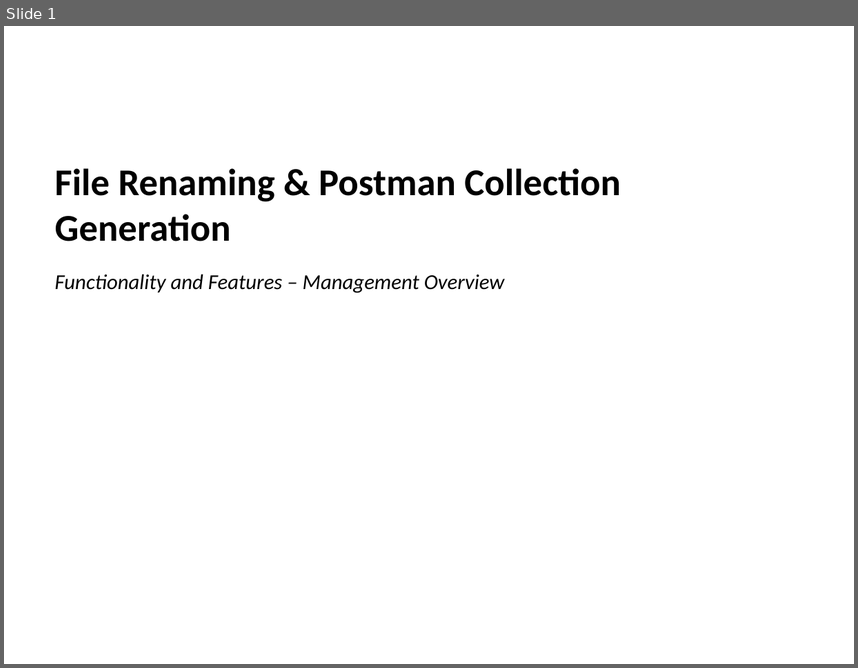
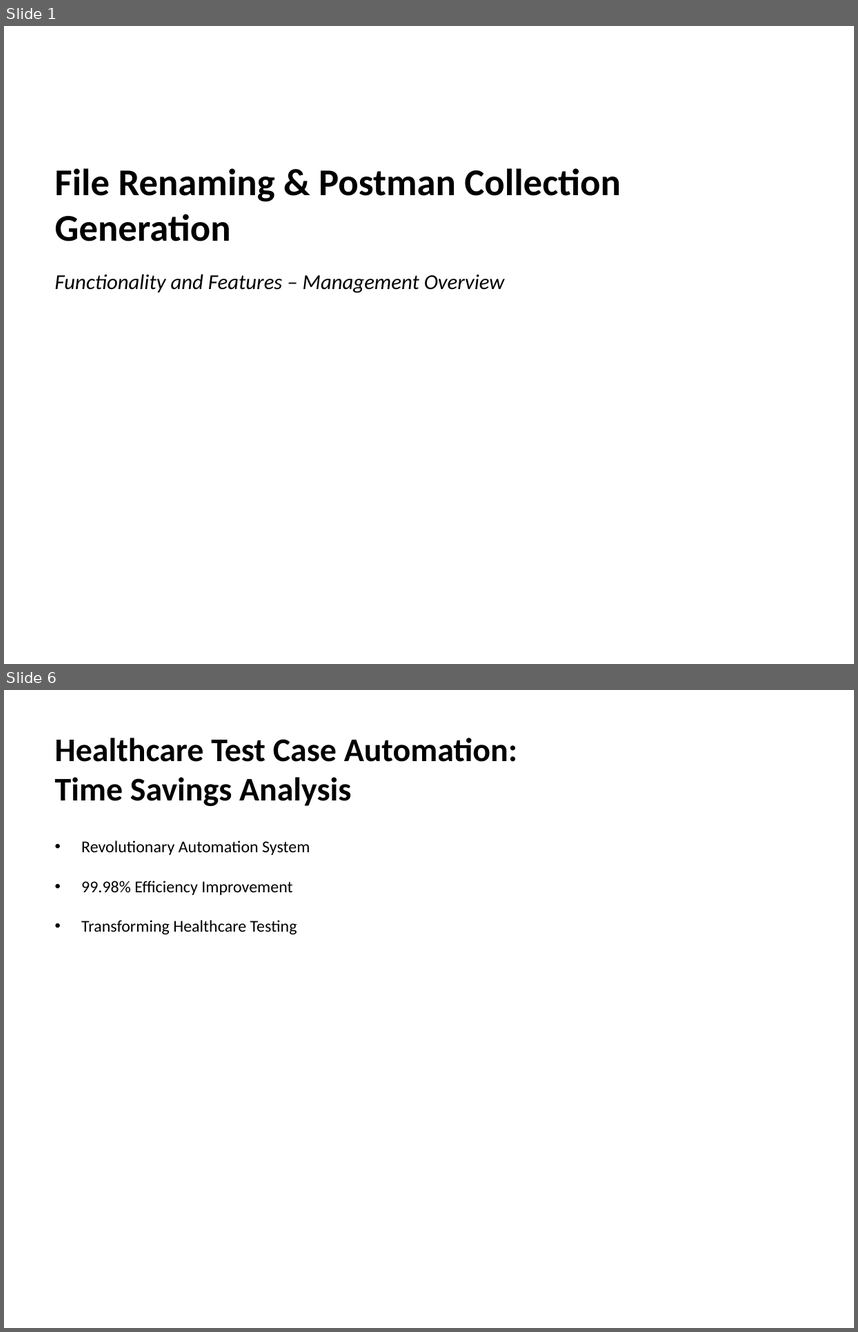
Before and after one commit to vishnupriyancode/renaming_files, a slide deck: Docs/Project_Overview_Management.pptx. Shown one above the other, each under a label of ours: slide 1 before the commit, slides 1 and 6 after it; the slides between them are not shown. The pictures are 858x668 and 858x1332 pixels, drawn with LibreOffice and Linux fonts; fonts in the diff are those of the drawing. Boxes give left, top, right and bottom in pixels: in the first picture for what was removed or moved away, otherwise in the second. Text is boxed around its words. In the diff, an @@ line names an element or a change of style, - is before the commit and + after.

```diff
--- a/Docs/Project_Overview_Management.pptx
+++ b/Docs/Project_Overview_Management.pptx
@@ slide 6 added at bbox=[4, 690, 854, 1328], background #FFFFFF @@
@@ text added at bbox=[55, 738, 517, 806], 28 pt, text #000000, bold @@
+Healthcare Test Case Automation:
+Time Savings Analysis
@@ text added at bbox=[81, 840, 310, 934], 14 pt, text #000000 @@
+• Revolutionary Automation System
+• 99.98% Efficiency Improvement
+• Transforming Healthcare Testing
```
Also in this commit, not shown: 4 slides changed, 5 other slides added, 15 other files.
